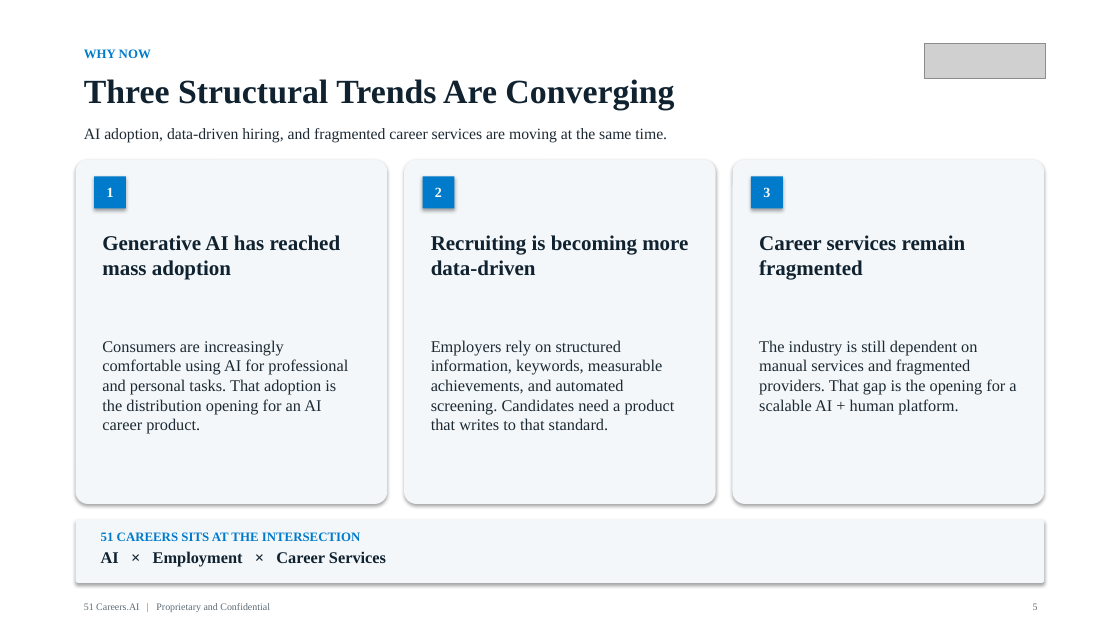
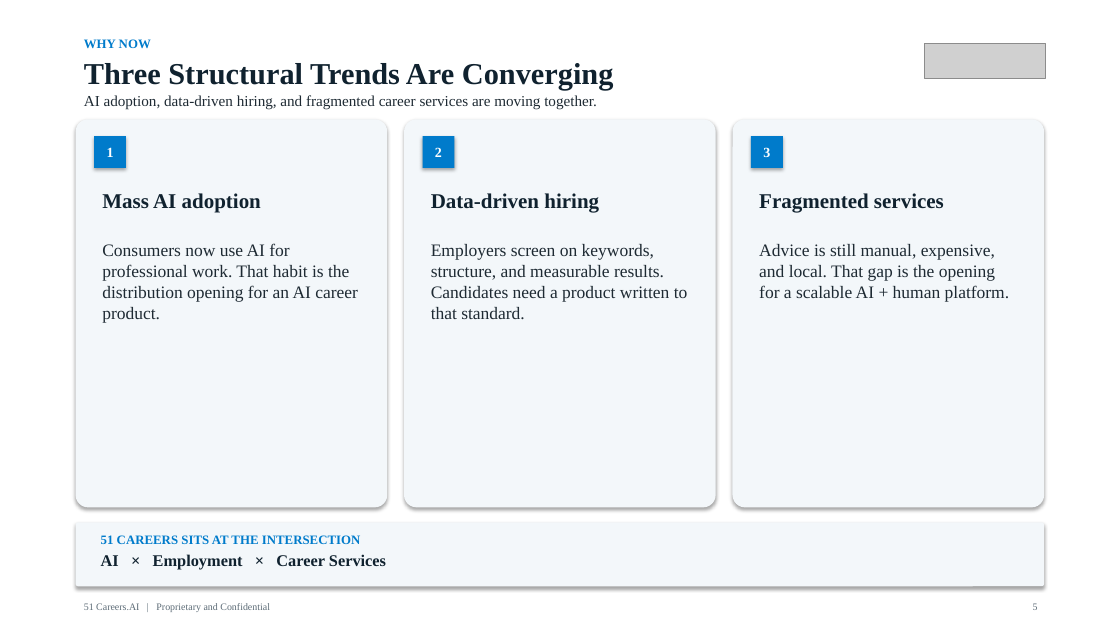
Before and after one commit to anthonyleedu/anthonyleedu, a slide deck: slide 5 of 51Careers_AI_Investor_Overview.pptx. Drawn at 1120x630 pixels with LibreOffice and Linux fonts; fonts in the diff are those of the drawing; grey boxes stand for pictures. Boxes give left, top, right and bottom in pixels: in the first picture for what was removed or moved away, otherwise in the second. Text is boxed around its words. In the diff, an @@ line names an element or a change of style, - is before the commit and + after.

```diff
--- a/51Careers_AI_Investor_Overview.pptx
+++ b/51Careers_AI_Investor_Overview.pptx
@@ text "Three Structural Trends Are Converging": place and size @@
-text "Three Structural Trends Are Converging" at box(84, 79, 674, 109)
+text "Three Structural Trends Are Converging" at box(84, 63, 614, 91)
@@ text "Three Structural Trends Are Converging" at box(84, 63, 614, 91): size 29 to 26 pt @@
@@ text "WHY NOW": place and size @@
-text "WHY NOW" at box(84, 49, 151, 58)
+text "WHY NOW" at box(84, 39, 151, 48)
@@ rounded rectangle: place and size @@
-rounded rectangle at box(76, 160, 387, 504)
+rounded rectangle at box(76, 119, 387, 507)
@@ text at box(84, 95, 597, 110): text changed; size 13.5 to 13 pt @@
-AI adoption, data-driven hiring, and fragmented career services are moving at the same time.
+AI adoption, data-driven hiring, and fragmented career services are moving together.
@@ rounded rectangle: place and size @@
-rounded rectangle at box(404, 160, 716, 504)
+rounded rectangle at box(404, 119, 716, 507)
@@ rounded rectangle: place and size @@
-rounded rectangle at box(733, 160, 1044, 504)
+rounded rectangle at box(733, 119, 1044, 507)
@@ 3 texts, 3 rectangles: place and size @@
-3 texts, 3 rectangles at box(94, 176, 783, 208)
+3 texts, 3 rectangles at box(94, 136, 783, 168)
@@ text at box(102, 193, 261, 213): text changed @@
-Generative AI has reached mass adoption
+Mass AI adoption
@@ text at box(431, 193, 599, 213): text changed @@
-Recruiting is becoming more data-driven
+Data-driven hiring
@@ text at box(759, 193, 944, 213): text changed @@
-Career services remain fragmented
+Fragmented services
@@ text at box(102, 243, 358, 323): text changed; size 14 to 15 pt @@
-Consumers are increasingly comfortable using AI for professional and personal tasks. That adoption is the distribution opening for an AI career product.
+Consumers now use AI for professional work. That habit is the distribution opening for an AI career product.
@@ text at box(431, 244, 688, 319): text changed; size 14 to 15 pt @@
-Employers rely on structured information, keywords, measurable achievements, and automated screening. Candidates need a product that writes to that standard.
+Employers screen on keywords, structure, and measurable results. Candidates need a product written to that standard.
@@ text at box(759, 244, 1010, 302): text changed; size 14 to 15 pt @@
-The industry is still dependent on manual services and fragmented providers. That gap is the opening for a scalable AI + human platform.
+Advice is still manual, expensive, and local. That gap is the opening for a scalable AI + human platform.
@@ rounded rectangle: place and size @@
-rounded rectangle at box(76, 519, 1044, 583)
+rounded rectangle at box(76, 523, 1044, 586)
```
Also in this commit, not shown: 28 other slides changed, 1 other file.
